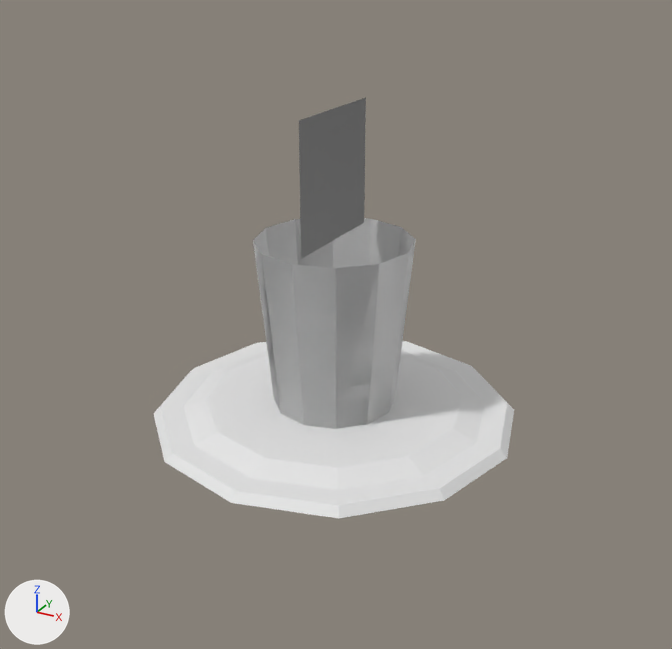
Renders of the OBJ model src/main/resources/assets/ivv/objmodels/decors/point.obj from each side of a commit.
The view is the same before and after, from a 50 mm lens placed at (3.3, -5.97, 3.78), pointed at (0.14, -0.22, 0.91). Every picture has the same lights, and +X, +Y and +Z are marked at lower left. Materials are left out; every surface is plain grey. Where no turn or scale is listed for an object, it has been applied to the vertices. Vertices at the same position are counted once.

Names of what the first picture shows: 'point', 'redpointbeam_translucent', 'redsign_translucent'.
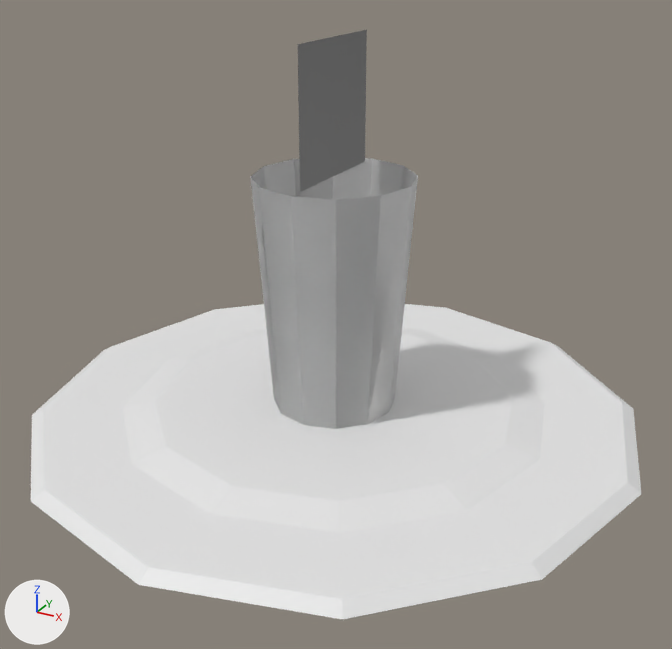
Boxes (x1, y1, x2, y2) around the edits, measured in the pictures (672 x 649 px; the box of a moved part takes in the faces that stretch with it):
'point', reshaped (69% wider, 78% taller)
    before: (154, 341, 514, 518)
    after: (31, 304, 641, 619)
'bluepointbeam_translucent', reshaped (not visible before)
    after: (250, 158, 418, 429)
'redpointbeam_translucent', reshaped (27% taller)
    before: (253, 218, 416, 429)
    after: (252, 159, 418, 428)
'redsign_translucent', mesh moved
    before: (299, 98, 366, 259)
    after: (298, 30, 367, 192)
part 2 of me_point, moved or reshaped
    before: (154, 341, 514, 518)
    after: (31, 304, 641, 619)
part 3 of me_point, moved or reshaped
    before: (389, 350, 485, 443)
    after: (389, 330, 545, 459)
part 4 of me_point, moved or reshaped
    before: (211, 350, 272, 382)
    after: (167, 328, 419, 382)
part 5 of me_point, moved or reshaped
    before: (251, 413, 476, 490)
    after: (210, 413, 540, 533)
part 6 of me_point, moved or reshaped
    before: (183, 371, 303, 478)
    after: (122, 361, 303, 514)

Edits to the bpy script that builds the scene:
```text
Change me_bluepointbeam_translucent:
    where me_bluepointbeam_translucent.from_pydata(...)  # 24 vertices, 12 faces; spans x -0.625..0.625, y -0.625..0.625, z 0.125..1.5
    used by ob_bluepointbeam_translucent; location = (0.0, 0.0, 0.0)
    me_bluepointbeam_translucent part 1: all 12 vertices in x -0.625..0.625, y -0.625..0.625, z 1.5 are moved by (0.0, 0.0, 0.5)
Change me_point:
    used by ob_point; location = (0.0, 0.0, 0.0)
    remove me_point.from_pydata(...)  # 74 vertices, 84 faces; spans x -1.5..1.5, y -1.5..1.5, z 0.0..0.13
    add me_point.from_pydata(...)  # 74 vertices, 84 faces; spans x -2.5..2.5, y -2.5..2.5, z 0.0..0.13
    me_point part 2: the loose piece of 26 vertices spanning x -1.5..1.5, y -1.5..1.5, z 0.0..0.06 is scaled about its middle by (1.67, 1.67, 1)
    me_point part 3: 8 of the vertices in x 0.0..1.25, y 0.0..1.25, z 0.06..0.12 are scaled about their middle by (1.4, 1.4, 1)
    me_point part 4: 6 of the vertices in x -1.25..-0.53, y 0.0..1.08, z 0.06..0.12 are scaled about their middle by (1.4, 1.4, 1)
    me_point part 5: 6 of the vertices in x 0.0..1.08, y -1.25..-0.53, z 0.06..0.13 are scaled about their middle by (1.4, 1.4, 1)
    me_point part 6: 4 of the vertices in x -1.08..-0.53, y -1.08..-0.53, z 0.06..0.13 are scaled about their middle by (1.4, 1.4, 1)
Change me_redpointbeam_translucent:
    used by ob_redpointbeam_translucent; location = (0.0, 0.0, 0.0)
    remove me_redpointbeam_translucent.from_pydata(...)  # 24 vertices, 12 faces; spans x -0.625..0.625, y -0.625..0.625, z 0.125..1.5
    add me_redpointbeam_translucent.from_pydata(...)  # 24 vertices, 12 faces; spans x -0.625..0.625, y -0.625..0.625, z 0.125..2.0
    me_redpointbeam_translucent part 7
    12 vertices are removed from x -0.625..0.625, y -0.625..0.625, z 1.5
    12 faces are deleted
    12 vertices are added at x -0.625..0.625, y -0.625..0.625, z 2.0
    12 new faces join them
Change me_redsign_translucent:
    where me_redsign_translucent.from_pydata(...)  # 4 vertices, 1 face; spans x 0.0, y -0.5..0.5, z 1.5..2.5
    used by ob_redsign_translucent; location = (0.0, 0.0, 0.0)
    me_redsign_translucent part 8: the whole mesh is moved by (0.0, 0.0, 0.5)
```
